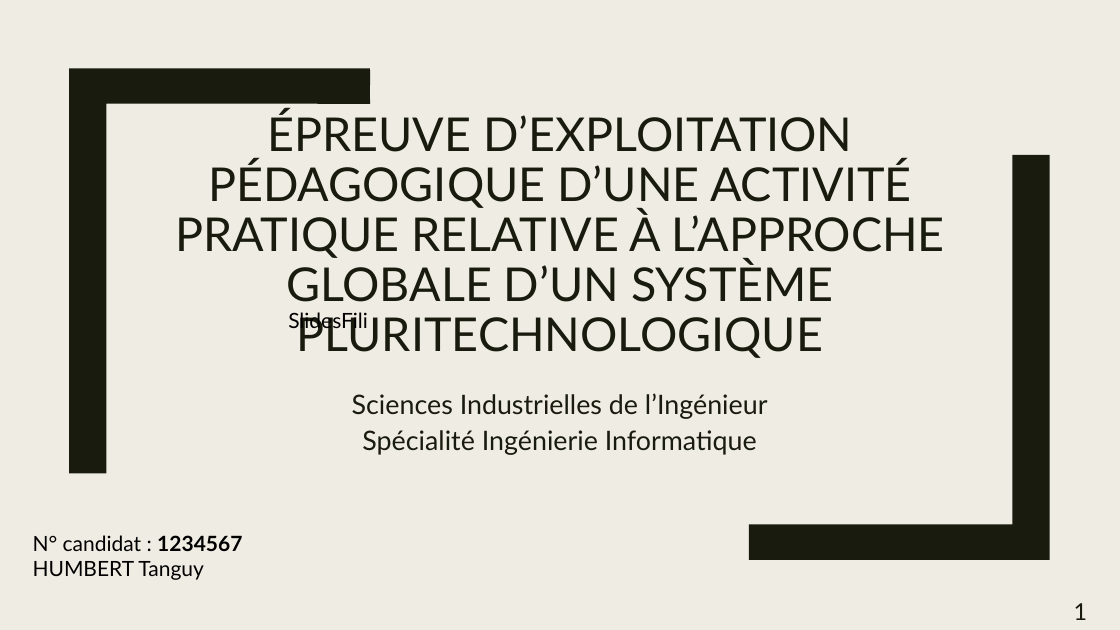
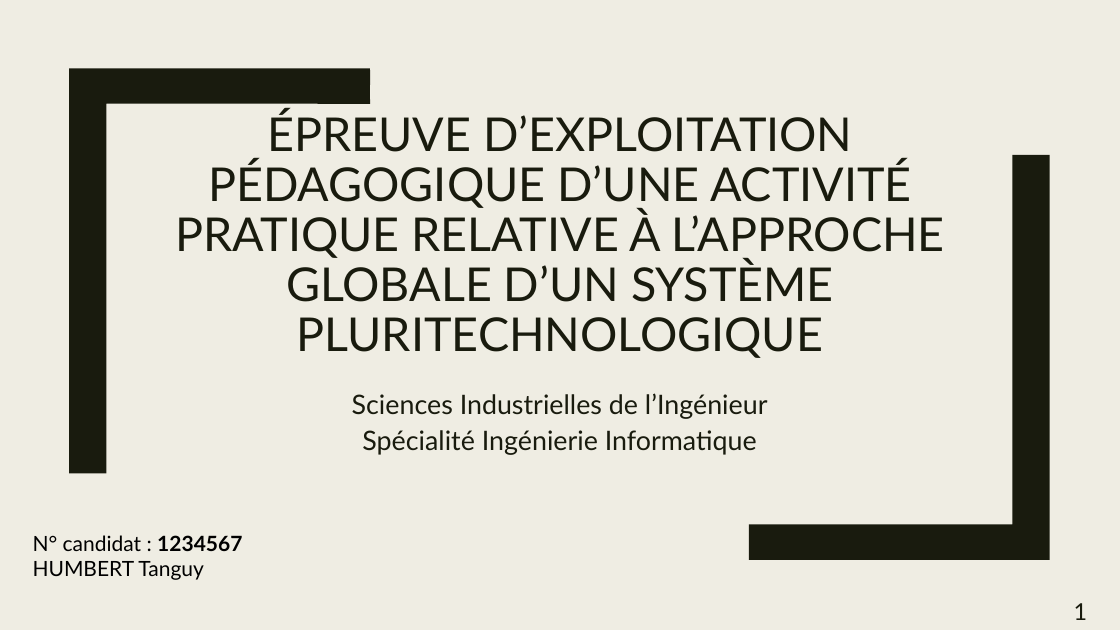
Before and after one commit to CyberJulien/Agreg_Meca, a slide deck: slide 1 of fichiers/presentation/SlidesFili.pptx. Drawn at 1120x630 pixels with LibreOffice and Linux fonts; fonts in the diff are those of the drawing. Boxes give left, top, right and bottom in pixels: in the first picture for what was removed or moved away, otherwise in the second. Text is boxed around its words. In the diff, an @@ line names an element or a change of style, - is before the commit and + after.

```diff
--- a/fichiers/presentation/SlidesFili.pptx
+++ b/fichiers/presentation/SlidesFili.pptx
@@ text removed at (288, 312, 368, 332) @@
-SlidesFili
```
Also in this commit, not shown: 3 slides added, 9 other files.
